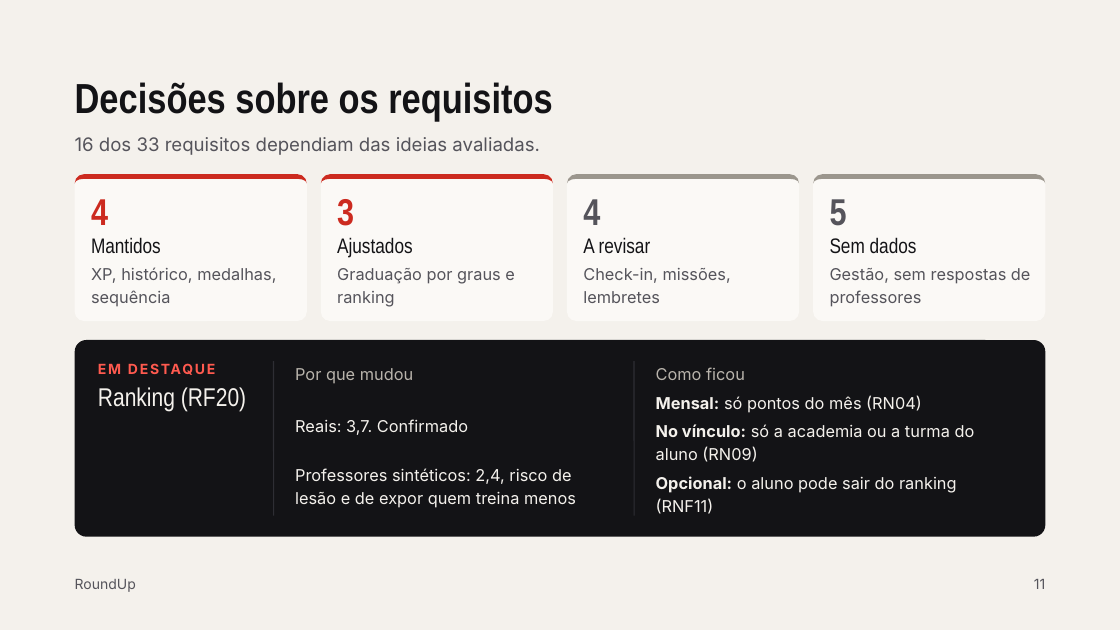
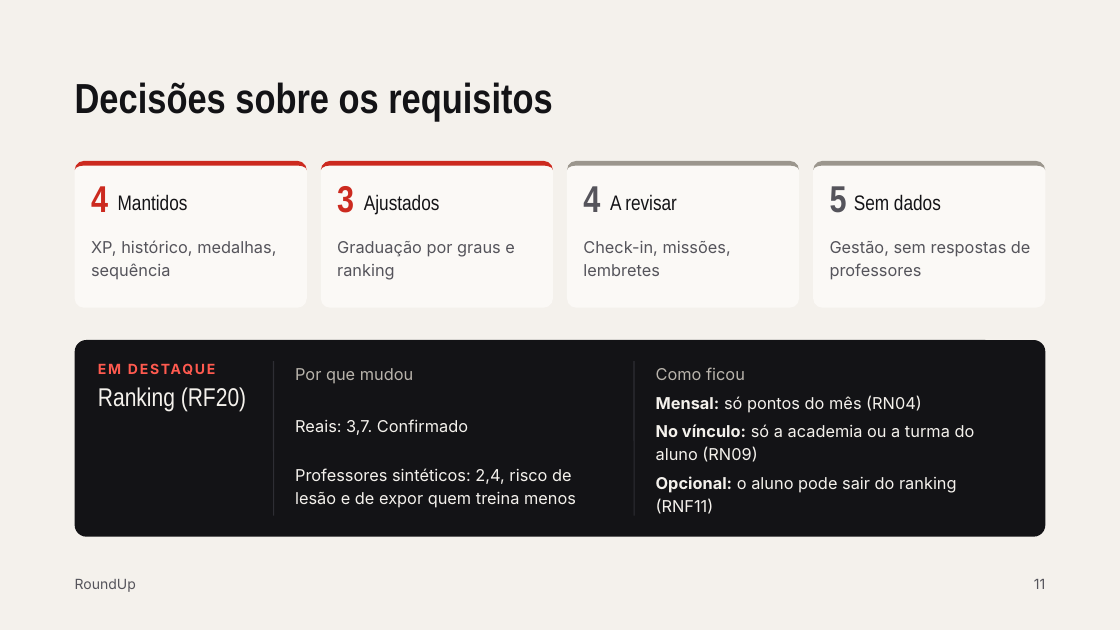
Before and after one commit to andreccoelho/roundup_app, a slide deck: slide 11 of docs/apresentacao-defesa/Defesa TCC — RoundUp.pptx. Drawn at 1120x630 pixels with LibreOffice and Linux fonts; fonts in the diff are those of the drawing. Boxes give left, top, right and bottom in pixels: in the first picture for what was removed or moved away, otherwise in the second. Text is boxed around its words. In the diff, an @@ line names an element or a change of style, - is before the commit and + after.

```diff
--- a/docs/apresentacao-defesa/Defesa TCC — RoundUp.pptx
+++ b/docs/apresentacao-defesa/Defesa TCC — RoundUp.pptx
@@ text removed at bbox=[75, 137, 539, 155] @@
-16 dos 33 requisitos dependiam das ideias avaliadas.
@@ 4 texts, 4 rounded rectangles, 4 freeform shapes: place and size @@
-4 texts, 4 rounded rectangles, 4 freeform shapes at bbox=[75, 174, 1045, 321]
+4 texts, 4 rounded rectangles, 4 freeform shapes at bbox=[75, 161, 1045, 308]
@@ 4 texts: place and size @@
-4 texts at bbox=[91, 237, 917, 258]
+4 texts at bbox=[118, 194, 941, 215]
@@ 4 texts: place and size @@
-4 texts at bbox=[91, 267, 1031, 307]
+4 texts at bbox=[91, 240, 1031, 280]
```
Also in this commit, not shown: 10 other slides changed, 1 slide added, 1 other file.
